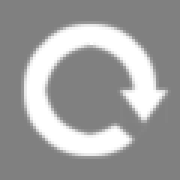
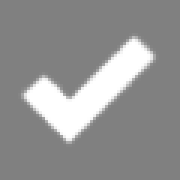
Comparing the layer stacks of the two w=180, h=180 images. Changes:
added layer "Pasted Layer" above "Checkmark" over [30, 51, 144, 147]
added layer "Checkmark" above "Restart" over [18, 33, 159, 147]
hid "Restart" over [18, 21, 171, 159]
